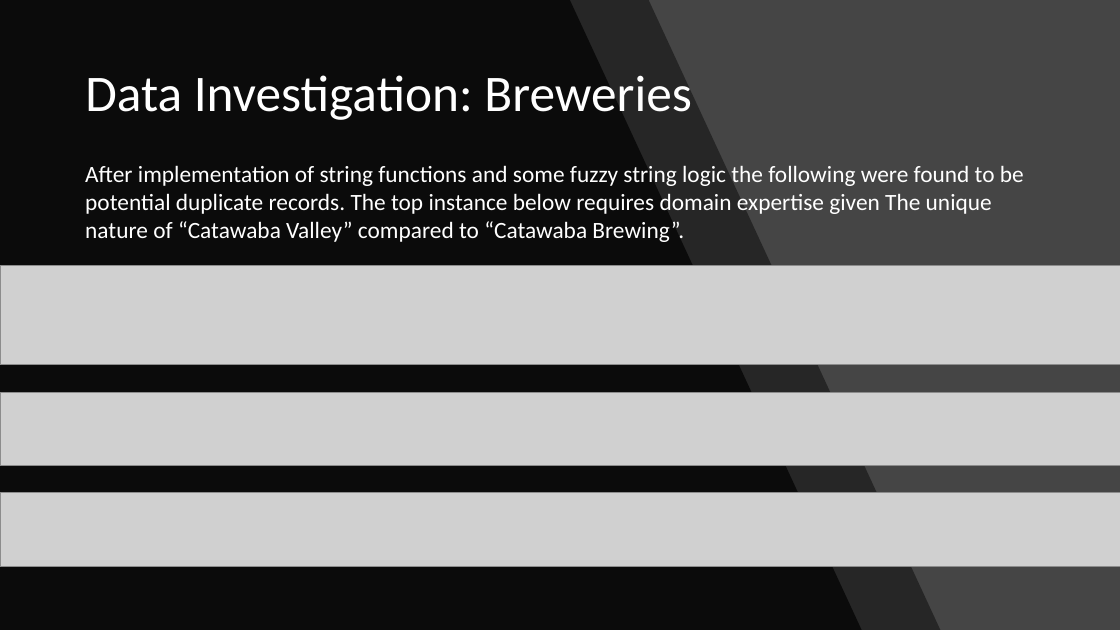
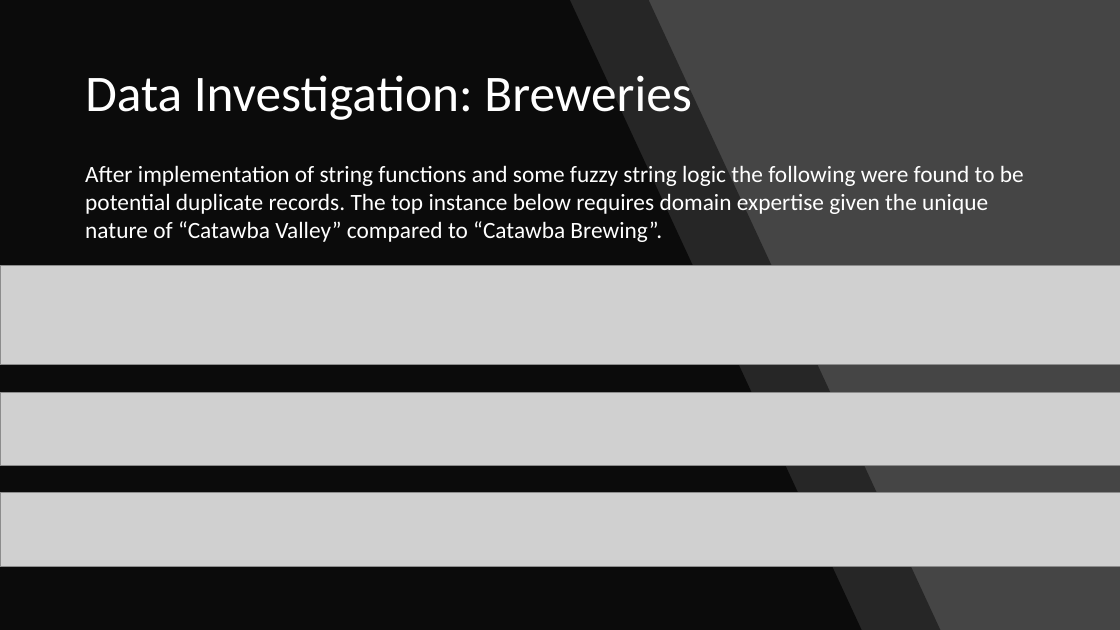
Before and after one commit to MannyTX08/DoingDDS, a slide deck: slide 6 of Case_Study_MER/CaseStudy1 Class Presentation.pptx. Drawn at 1120x630 pixels with LibreOffice and Linux fonts; fonts in the diff are those of the drawing; grey boxes stand for pictures. Boxes give left, top, right and bottom in pixels: in the first picture for what was removed or moved away, otherwise in the second. Text is boxed around its words. In the diff, an @@ line names an element or a change of style, - is before the commit and + after.

```diff
--- a/Case_Study_MER/CaseStudy1 Class Presentation.pptx
+++ b/Case_Study_MER/CaseStudy1 Class Presentation.pptx
@@ text at (x1=85, y1=165, x2=1024, y2=242): text changed @@
-After implementation of string functions and some fuzzy string logic the following were found to be potential duplicate records. The top instance below requires domain expertise given The unique nature of “Catawaba Valley” compared to “Catawaba Brewing”.
+After implementation of string functions and some fuzzy string logic the following were found to be potential duplicate records. The top instance below requires domain expertise given the unique nature of “Catawba Valley” compared to “Catawba Brewing”.
```
Also in this commit, not shown: 1 other slide changed, 16 other files.
